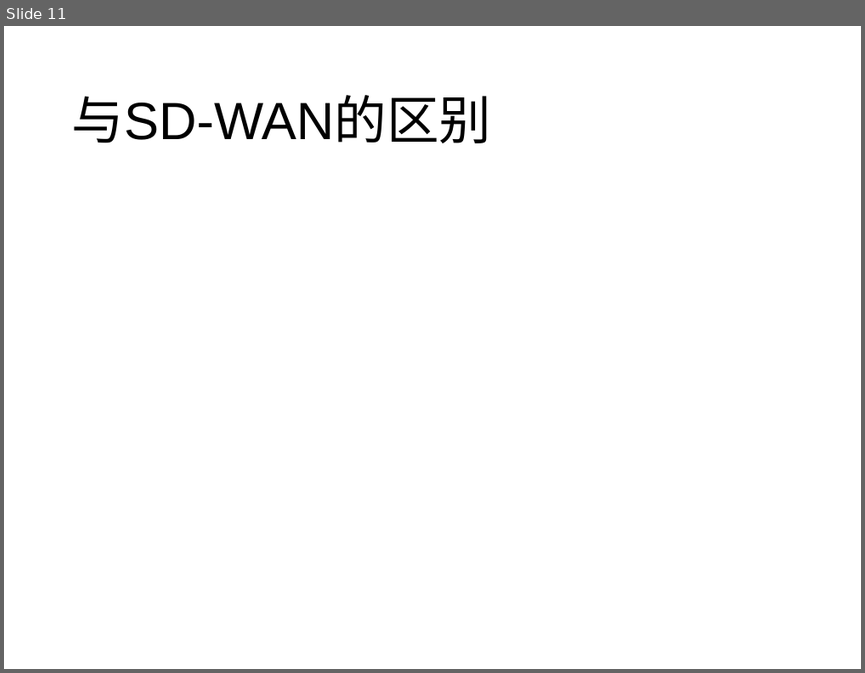
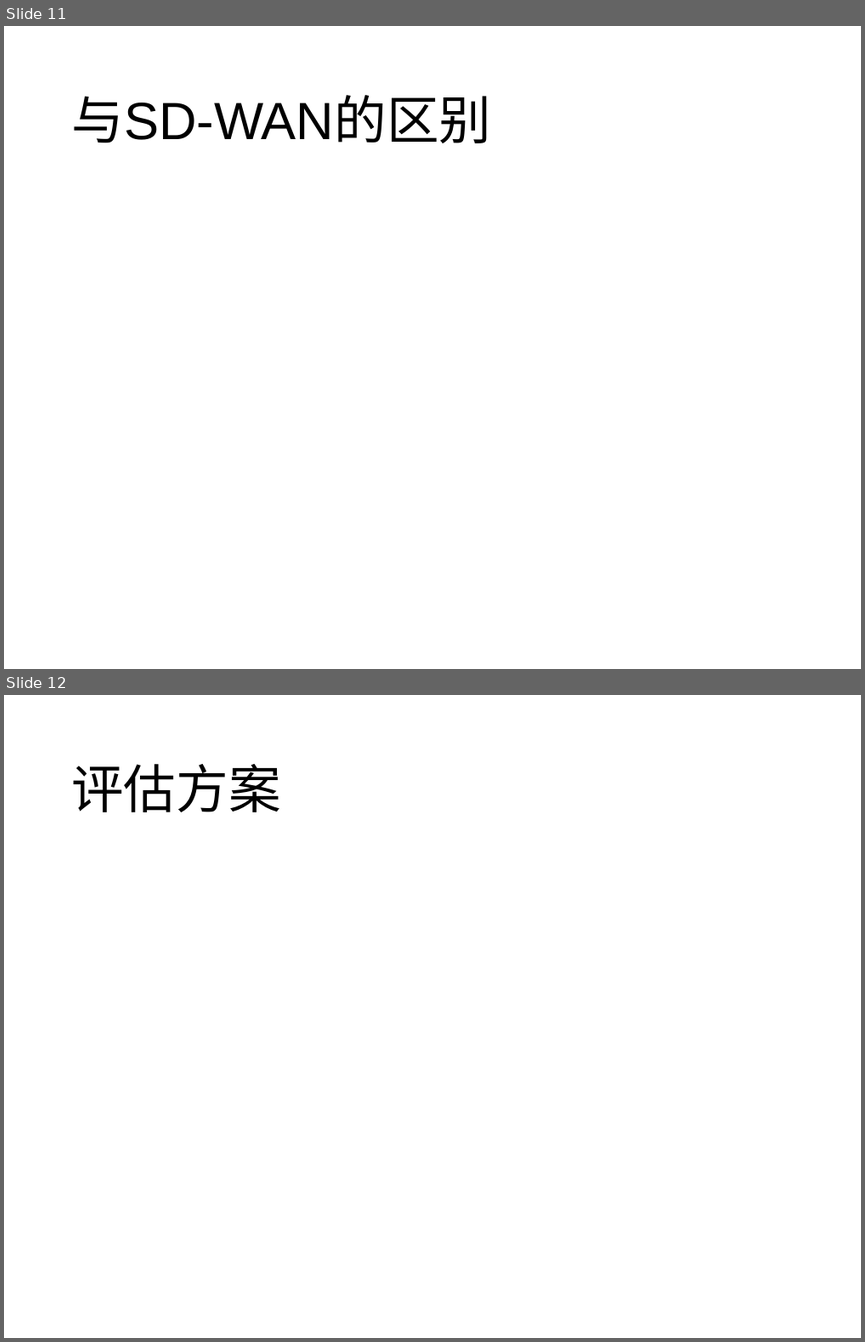
Before and after one commit to wangqing93/ibgp_exp, a slide deck: doc/毕设阶段讨论4.pptx. Shown one above the other, each under a label of ours: slide 11 before the commit, slides 11 and 12 after it. The pictures are 865x673 and 865x1342 pixels, drawn with LibreOffice and Linux fonts; fonts in the diff are those of the drawing. Boxes give left, top, right and bottom in pixels: in the first picture for what was removed or moved away, otherwise in the second. Text is boxed around its words. In the diff, an @@ line names an element or a change of style, - is before the commit and + after.

```diff
--- a/doc/毕设阶段讨论4.pptx
+++ b/doc/毕设阶段讨论4.pptx
@@ slide 12 added at <box>4,695,861,1338</box>, background #FFFFFF @@
@@ title added at <box>71,764,280,812</box>, 44 pt, text #000000 @@
+评估方案
```
Also in this commit, not shown: 3 other files.
